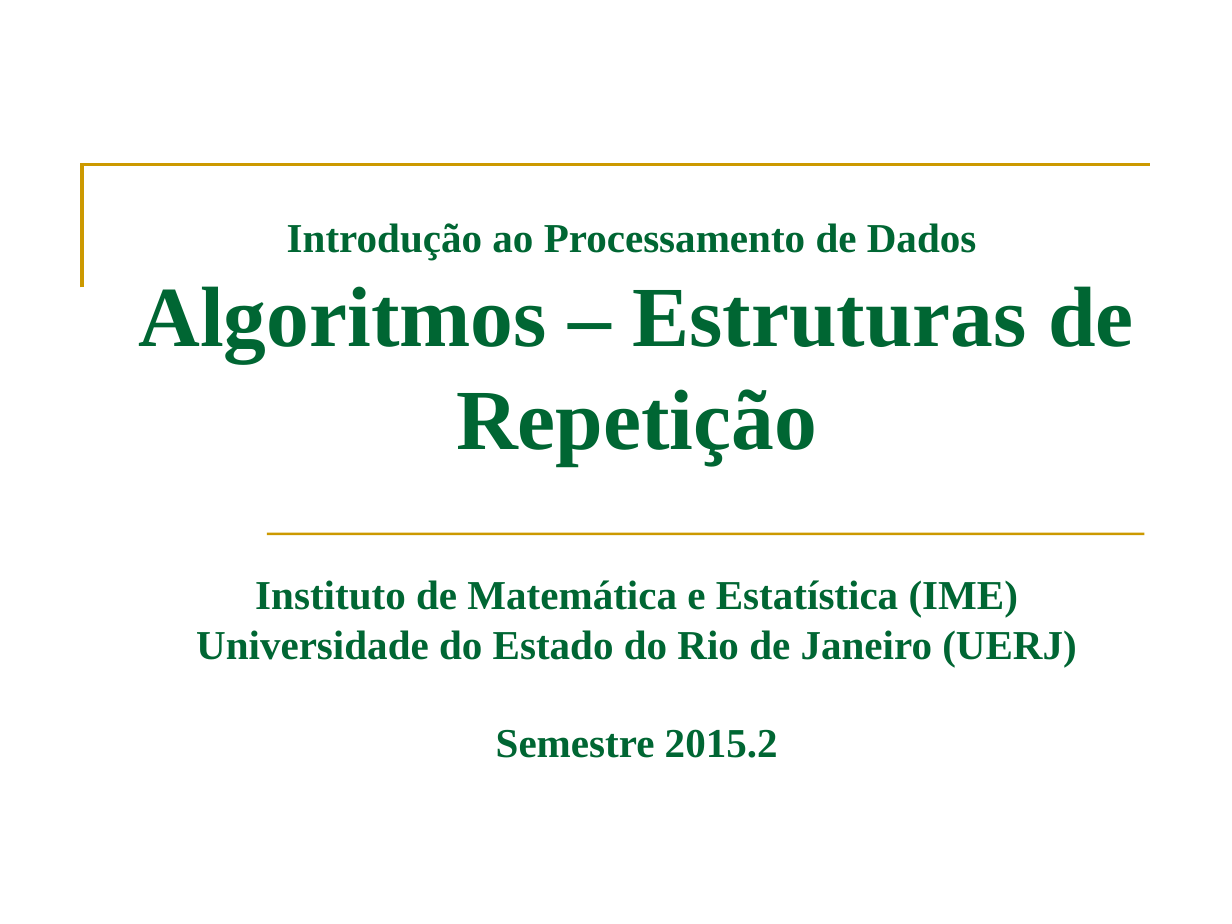
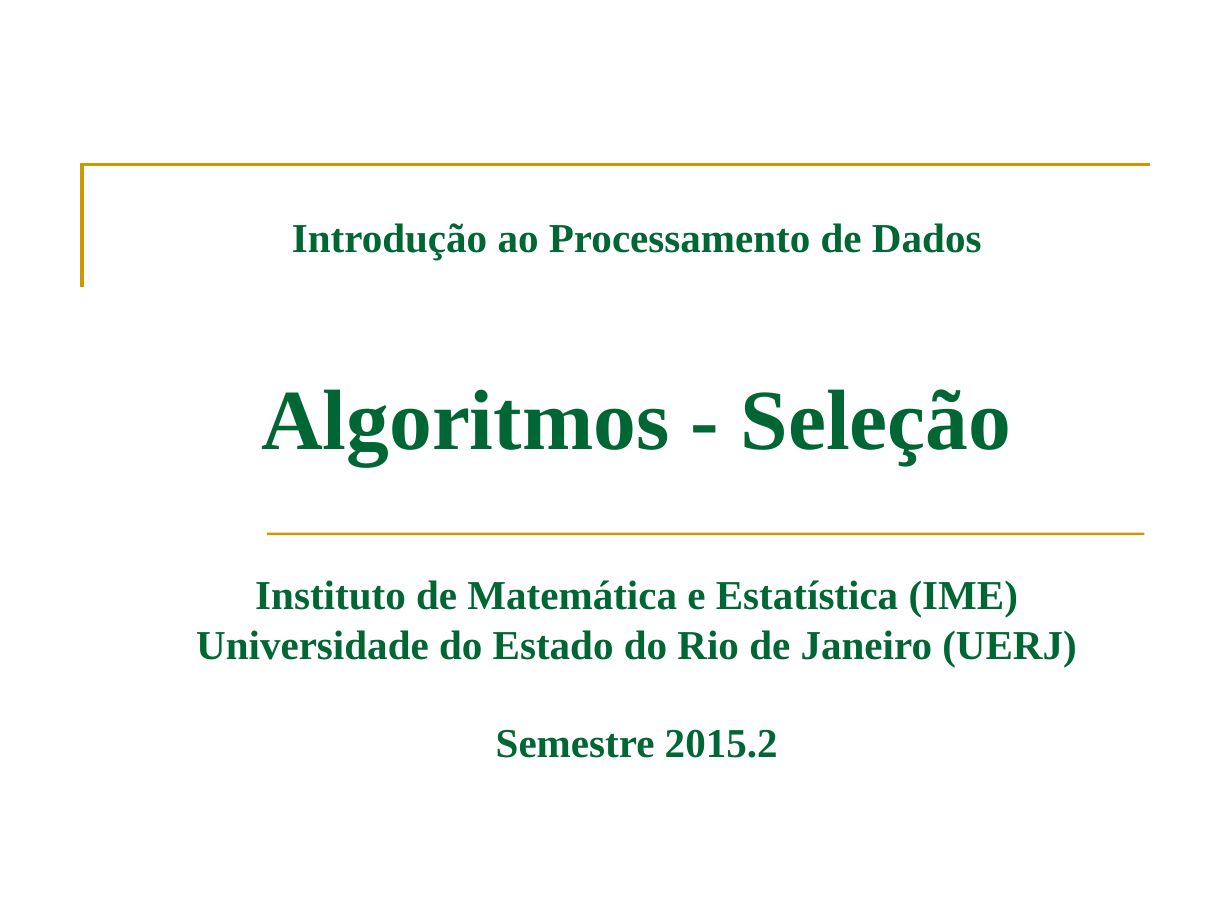
Before and after one commit to fsantanna-uerj/IPD, a slide deck: slide 1 of oficial/ipd-03.pptx. Drawn at 1232x924 pixels with LibreOffice and Linux fonts; fonts in the diff are those of the drawing. Boxes give left, top, right and bottom in pixels: in the first picture for what was removed or moved away, otherwise in the second. Text is boxed around its words. In the diff, an @@ line names an element or a change of style, - is before the commit and + after.

```diff
--- a/oficial/ipd-03.pptx
+++ b/oficial/ipd-03.pptx
@@ title at bbox=[196, 223, 1077, 758]: text changed @@
-Introdução ao Processamento de Dados
-Algoritmos – Estruturas de Repetição
-Instituto de Matemática e Estatística (IME)
-Universidade do Estado do Rio de Janeiro (UERJ)
-Semestre 2015.2
+Introdução ao Processamento de Dados
+Algoritmos - Seleção
+Instituto de Matemática e Estatística (IME)
+Universidade do Estado do Rio de Janeiro (UERJ)
+Semestre 2015.2
```
Also in this commit, not shown: 9 other slides changed, 12 slides added, 11 slides removed, 5 other files.
